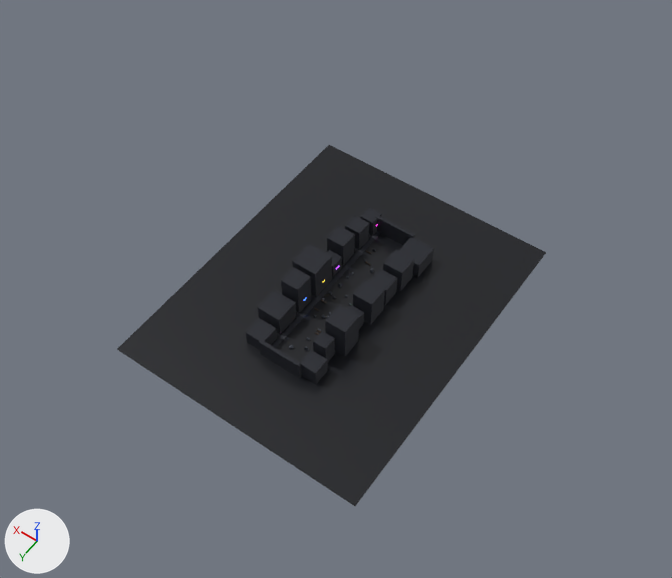
Before and after pictures for a commit that changed the Blender file assets/source/levels/street.blend.
Before and after are seen from a camera (50 mm lens) standing at (-188.0, 282.0, 426.0) and looking at (-6.0, 28.0, 27.0). Lighting does not change. The marker at lower left points along +X, +Y and +Z. The first picture is the older version.

Objects in the first picture: 'building_L2', 'building_L4', 'building_L7', 'building_R1', 'building_R2', 'building_R3', 'ground' and 13 more.
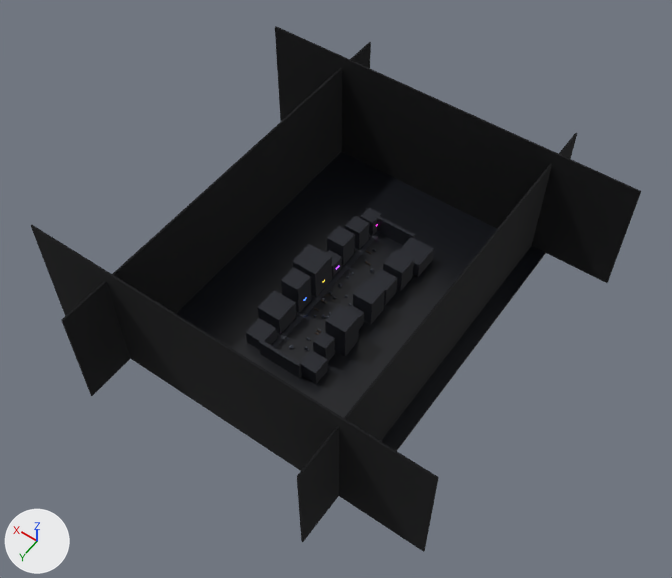
Changed parts and their boxes [x1, y1, x2, y2] in the pictures (672 x 578 px):
'skyline_near', added (black)
    after: [275, 26, 641, 283]
'skyline_far', added (black)
    after: [31, 225, 439, 552]
'skyline_right', added (black)
    after: [61, 42, 371, 396]
'skyline_left', added
    after: [297, 133, 577, 542]

What changed in the scene script:
```text
Add mat_skyline:
    mat_skyline = principled_material('skyline')
    mat_skyline.base_color = (0.00152, 0.00182, 0.00304)  # black #05060a
    mat_skyline.roughness = 1.0
Add me_cube_skyline:
    me_cube_skyline.from_pydata(...)  # a box spanning x -0.5..0.5, y -0.5..0.5, z -0.5..0.5
    me_cube_skyline.materials.append(mat_skyline)  # black #05060a
Add ob_skyline_right:
    ob_skyline_right = bpy.data.objects.new('skyline_right', me_cube_skyline)
    ob_skyline_right.location = (70.0, 15.0, 34.0)
    ob_skyline_right.scale = (1.0, 260.0, 68.0)
Add ob_skyline_left:
    ob_skyline_left = bpy.data.objects.new('skyline_left', me_cube_skyline)
    ob_skyline_left.location = (-70.0, 15.0, 34.0)
    ob_skyline_left.scale = (1.0, 260.0, 68.0)
Add ob_skyline_near:
    ob_skyline_near = bpy.data.objects.new('skyline_near', me_cube_skyline)
    ob_skyline_near.location = (0.0, -85.0, 38.0)
    ob_skyline_near.scale = (240.0, 1.0, 76.0)
Add ob_skyline_far:
    ob_skyline_far = bpy.data.objects.new('skyline_far', me_cube_skyline)
    ob_skyline_far.location = (0.0, 115.0, 38.0)
    ob_skyline_far.scale = (240.0, 1.0, 76.0)
```
